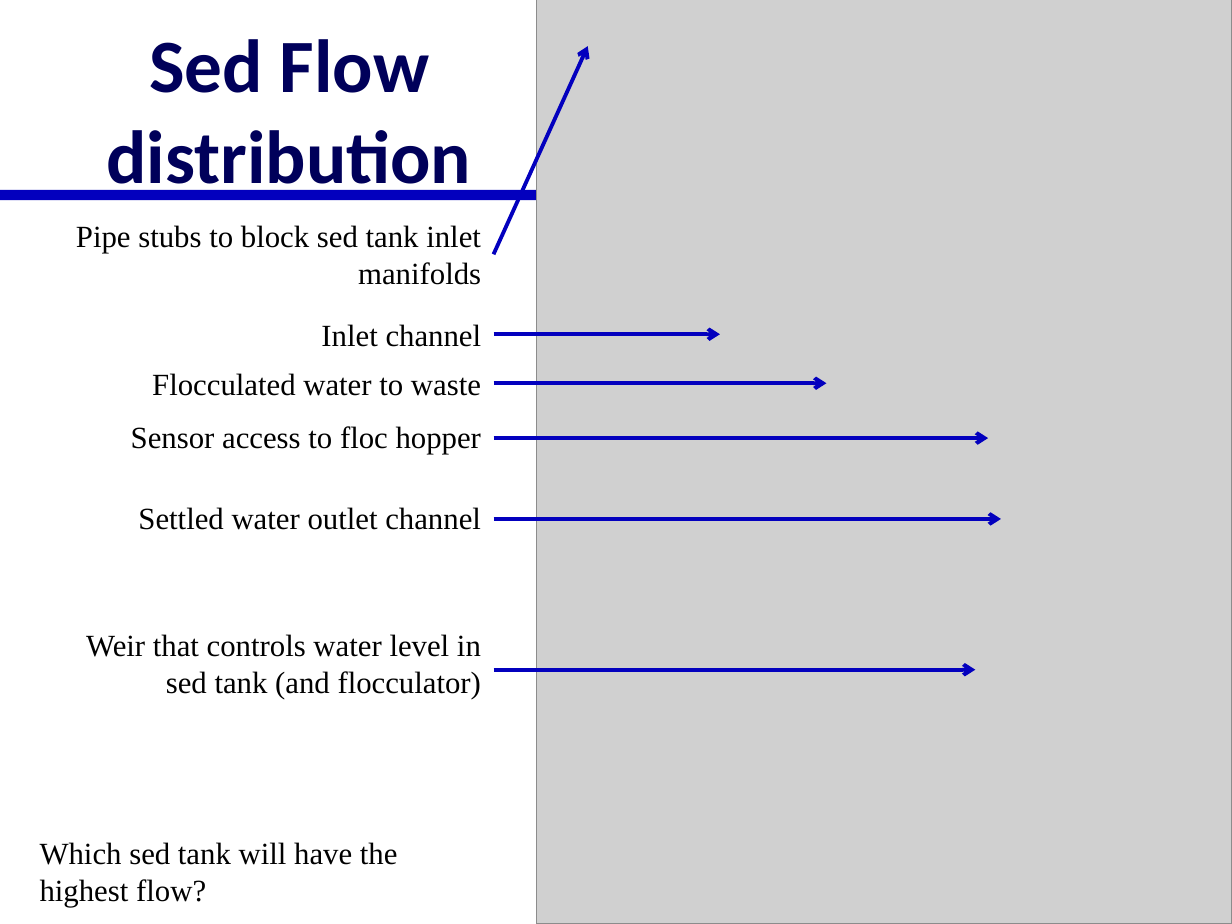
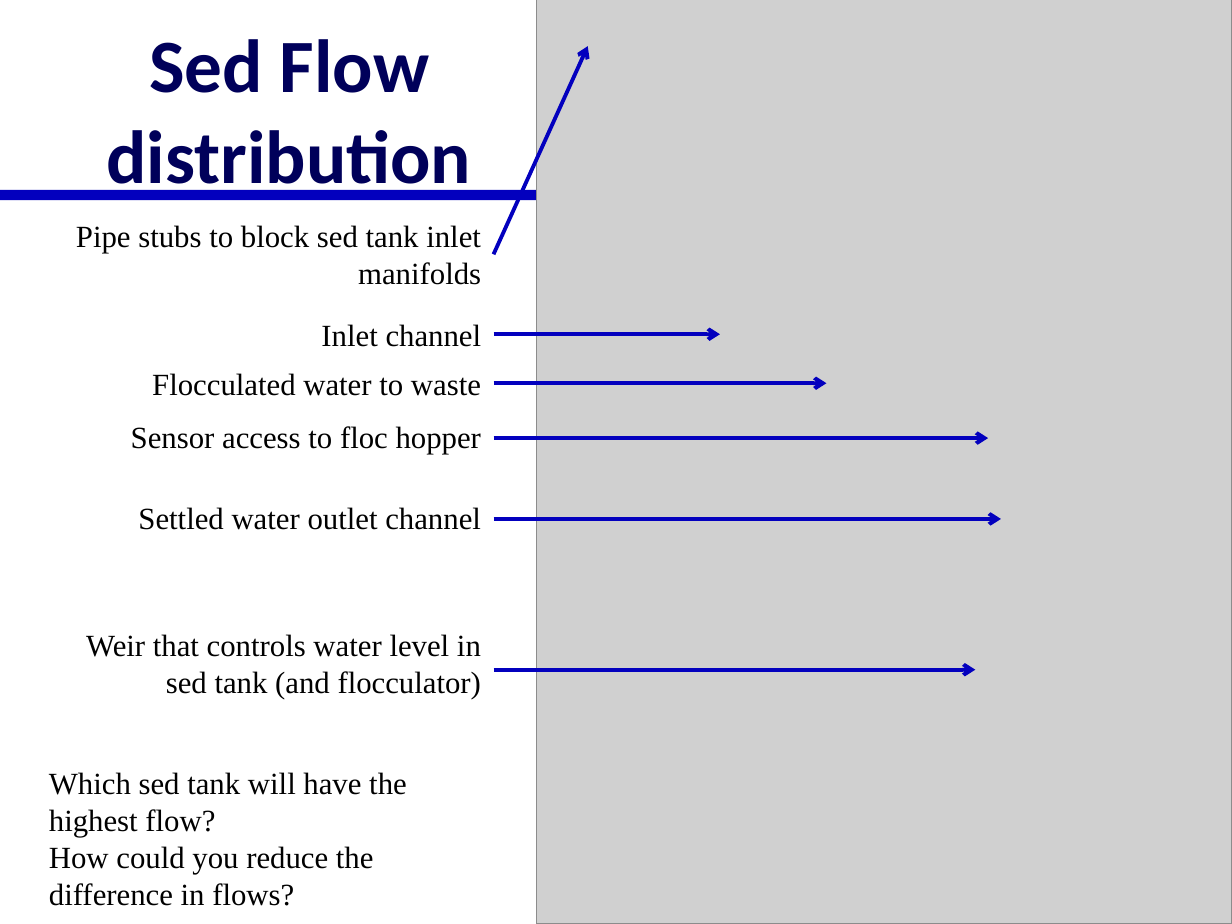
Before and after one commit to monroews/CEE4520Lectures, a slide deck: slide 5 of Manifolds.pptx (slide 4 before the commit). Drawn at 1232x924 pixels with LibreOffice and Linux fonts; fonts in the diff are those of the drawing; grey boxes stand for pictures. Boxes give left, top, right and bottom in pixels: in the first picture for what was removed or moved away, otherwise in the second. Text is boxed around its words. In the diff, an @@ line names an element or a change of style, - is before the commit and + after.

```diff
--- a/Manifolds.pptx
+++ b/Manifolds.pptx
@@ text "Which sed tank will have ...": place and size @@
-text "Which sed tank will have ..." at [40, 842, 398, 907]
+text "Which sed tank will have ..." at [49, 772, 407, 906]
@@ text at [49, 846, 374, 906]: paragraph added @@
+How could you reduce the difference in flows?
```
Also in this commit, not shown: 3 other slides changed, 1 slide added.
